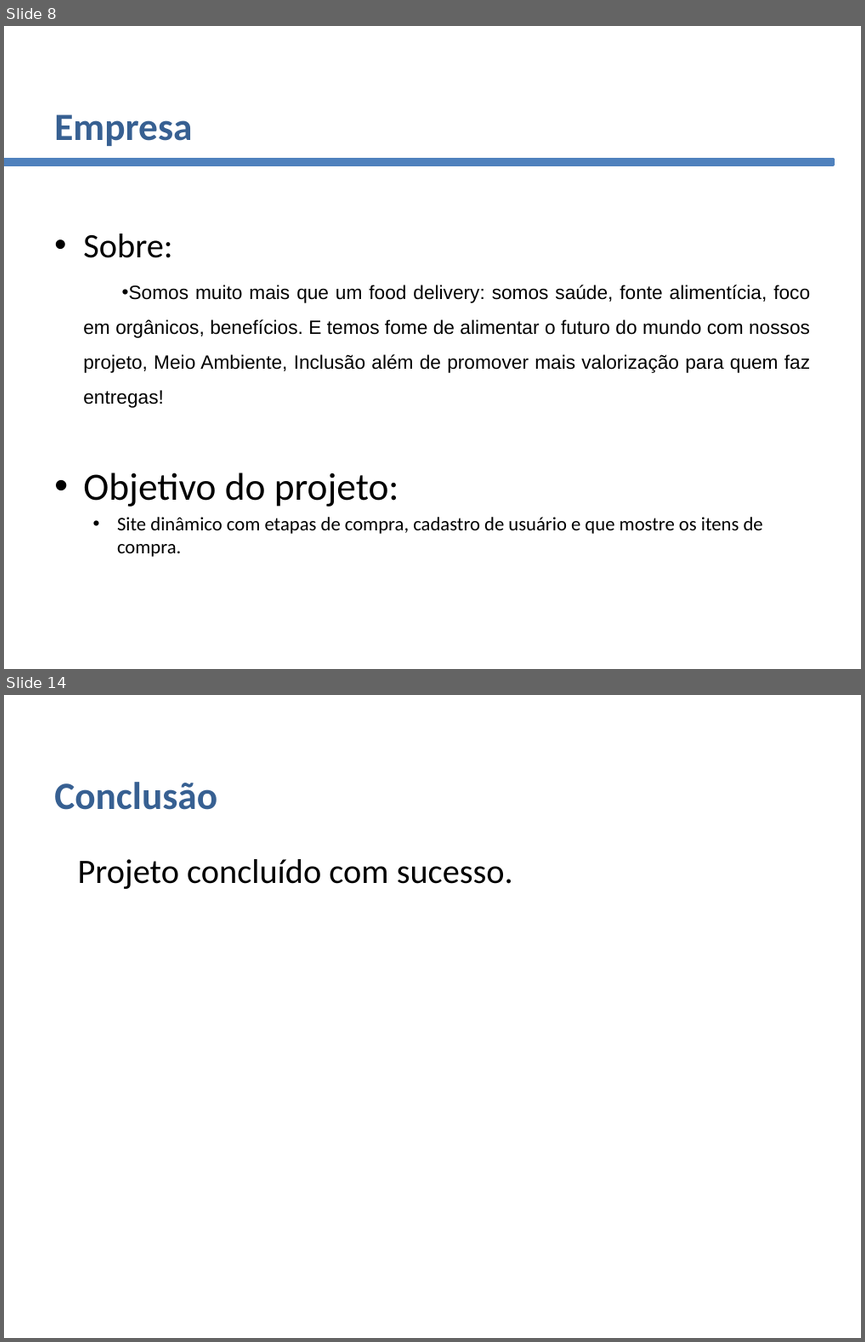
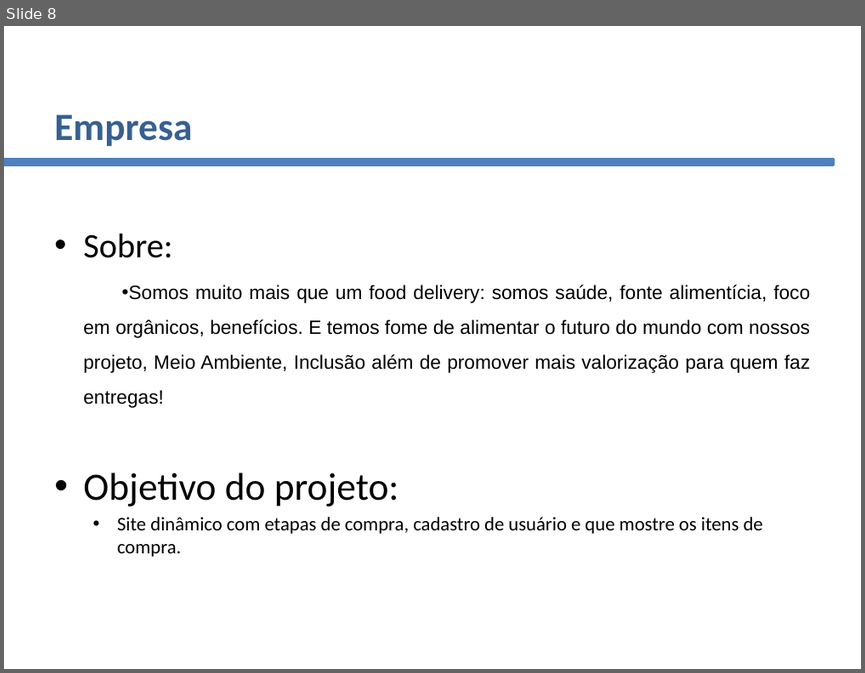
Before and after one commit to matheusg-dev/ProjetoDelivery_TCC, a slide deck: assets/documentacao_abnt/PowerPoint Projeto Final SENAI.pptx. Shown one above the other, each under a label of ours: slides 8 and 14 before the commit, slide 8 after it; the slides between them are not shown. The pictures are 865x1342 and 865x673 pixels, drawn with LibreOffice and Linux fonts; fonts in the diff are those of the drawing; background and template pictures are left out. Boxes give left, top, right and bottom in pixels: in the first picture for what was removed or moved away, otherwise in the second. Text is boxed around its words. In the diff, an @@ line names an element or a change of style, - is before the commit and + after.

```diff
--- a/assets/documentacao_abnt/PowerPoint Projeto Final SENAI.pptx
+++ b/assets/documentacao_abnt/PowerPoint Projeto Final SENAI.pptx
@@ slide 14 removed at bbox=[4, 695, 861, 1338], background #FFFFFF @@
@@ title removed at bbox=[54, 782, 217, 810] @@
-Conclusão
@@ text removed at bbox=[78, 859, 513, 889] @@
-Projeto concluído com sucesso.
```
Also in this commit, not shown: 11 slides changed, 11 slides added.
